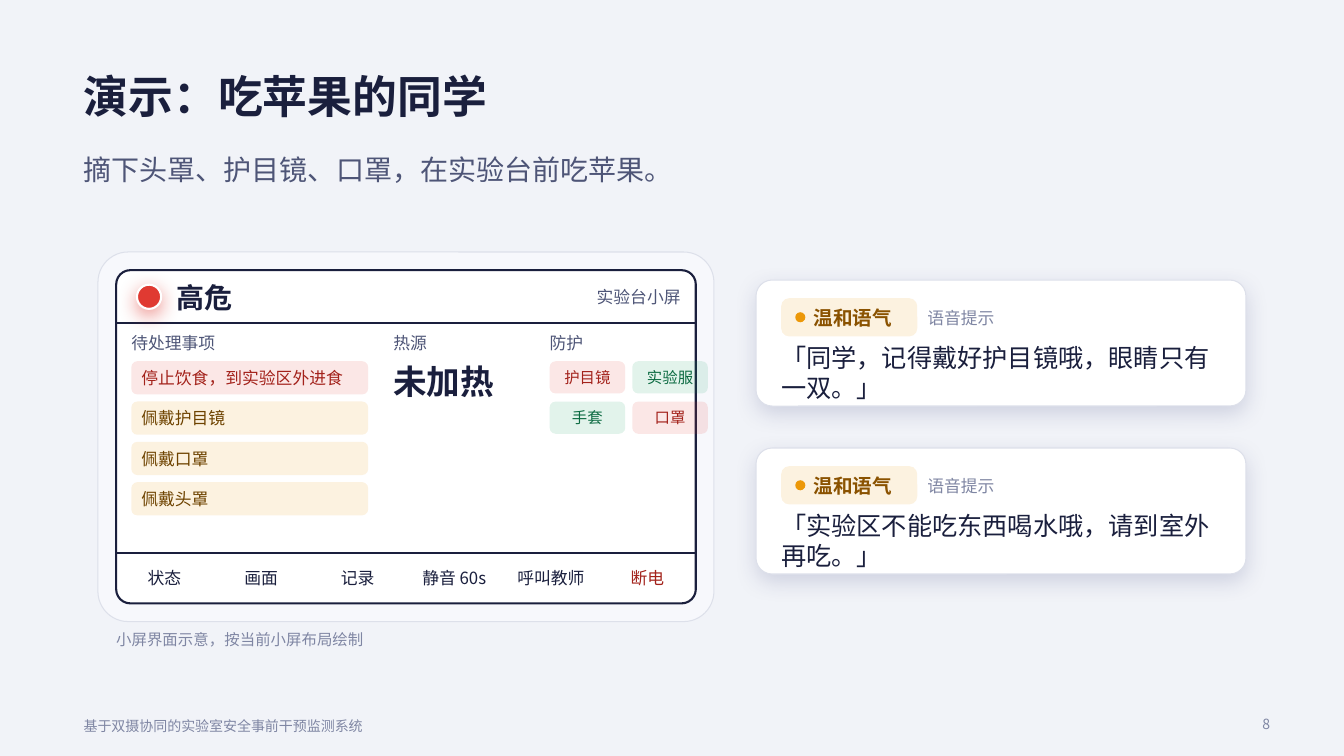
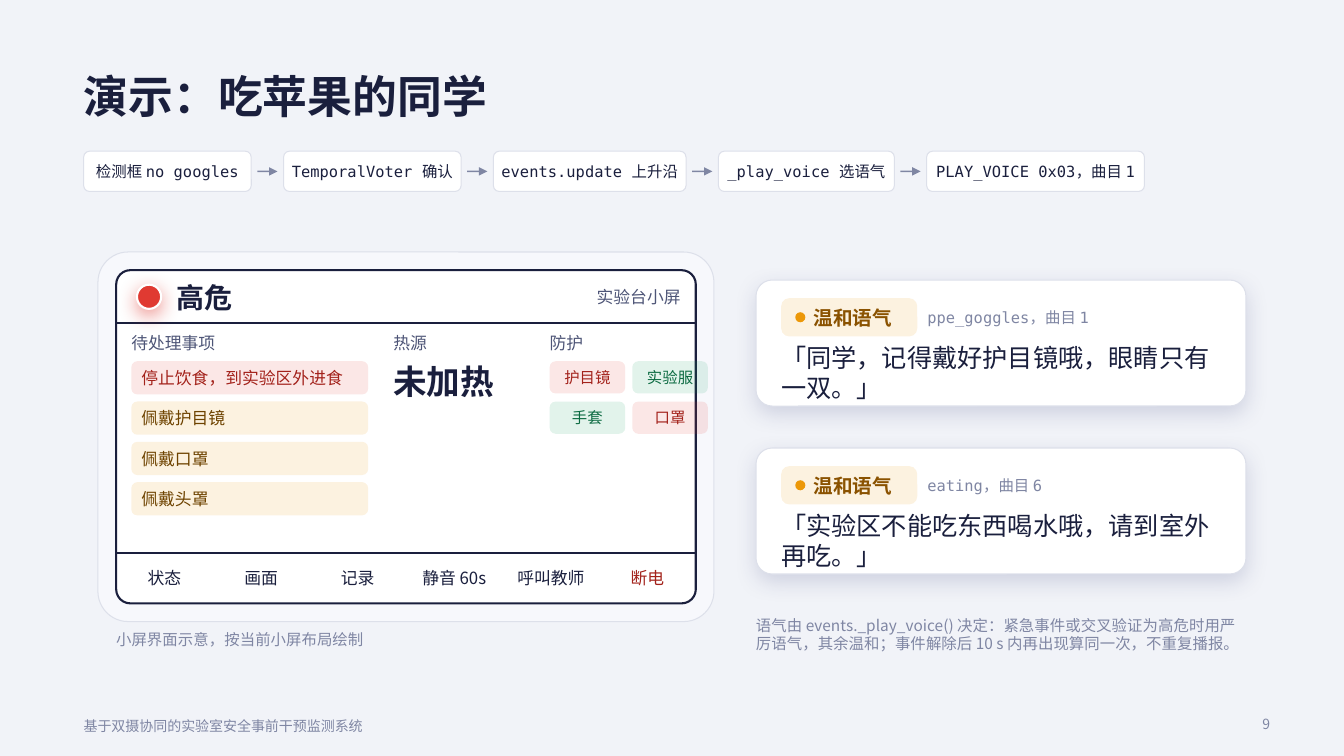
Before and after one commit to SSSSSmilewei/lab-safety-monitor, a slide deck: slide 9 of slides/实验室安全答辩.pptx (slide 8 before the commit). Drawn at 1344x756 pixels with LibreOffice and Linux fonts; fonts in the diff are those of the drawing. Boxes give left, top, right and bottom in pixels: in the first picture for what was removed or moved away, otherwise in the second. Text is boxed around its words. In the diff, an @@ line names an element or a change of style, - is before the commit and + after.

```diff
--- a/slides/实验室安全答辩.pptx
+++ b/slides/实验室安全答辩.pptx
@@ text removed at [84, 156, 673, 183] @@
-摘下头罩、护目镜、口罩，在实验台前吃苹果。
@@ rounded rectangle added at [84, 151, 251, 192], fill #FFFFFF, outline #DDE0EA 0.75 pt @@
@@ text added at [96, 164, 239, 181], 11 pt, text #1A1F3D @@
+检测框 no googles
@@ arrow added from (257, 171) to (277, 171), #7F86A3 1 pt @@
@@ rounded rectangle added at [283, 151, 461, 192], fill #FFFFFF, outline #DDE0EA 0.75 pt @@
@@ text added at [292, 164, 453, 181], 11 pt, text #1A1F3D @@
+TemporalVoter 确认
@@ arrow added from (467, 171) to (487, 171), #7F86A3 1 pt @@
@@ rounded rectangle added at [493, 151, 686, 192], fill #FFFFFF, outline #DDE0EA 0.75 pt @@
@@ text added at [501, 164, 678, 181], 11 pt, text #1A1F3D @@
+events.update 上升沿
@@ arrow added from (693, 171) to (713, 171), #7F86A3 1 pt @@
@@ rounded rectangle added at [719, 151, 895, 192], fill #FFFFFF, outline #DDE0EA 0.75 pt @@
@@ text added at [727, 164, 885, 181], 11 pt, text #1A1F3D @@
+_play_voice 选语气
@@ arrow added from (900, 171) to (921, 171), #7F86A3 1 pt @@
@@ rounded rectangle added at [927, 151, 1144, 192], fill #FFFFFF, outline #DDE0EA 0.75 pt @@
@@ text added at [936, 164, 1135, 181], 11 pt, text #1A1F3D @@
+PLAY_VOICE 0x03，曲目 1
@@ text removed at [927, 310, 994, 326] @@
-语音提示
@@ text added at [927, 310, 1089, 327], 11 pt, text #7F86A3 @@
+ppe_goggles，曲目 1
@@ text removed at [927, 478, 994, 494] @@
-语音提示
@@ text added at [927, 478, 1042, 494], 11 pt, text #7F86A3 @@
+eating，曲目 6
@@ text added at [756, 618, 1239, 651], 11 pt, text #7F86A3 @@
+语气由 events._play_voice() 决定：紧急事件或交叉验证为高危时用严厉语气，其余温和；事件解除后 10 s 内再出现算同一次，不重复播报。
```
Also in this commit, not shown: 5 other slides changed, 7 slides added, 5 slides removed, 7 other files.
